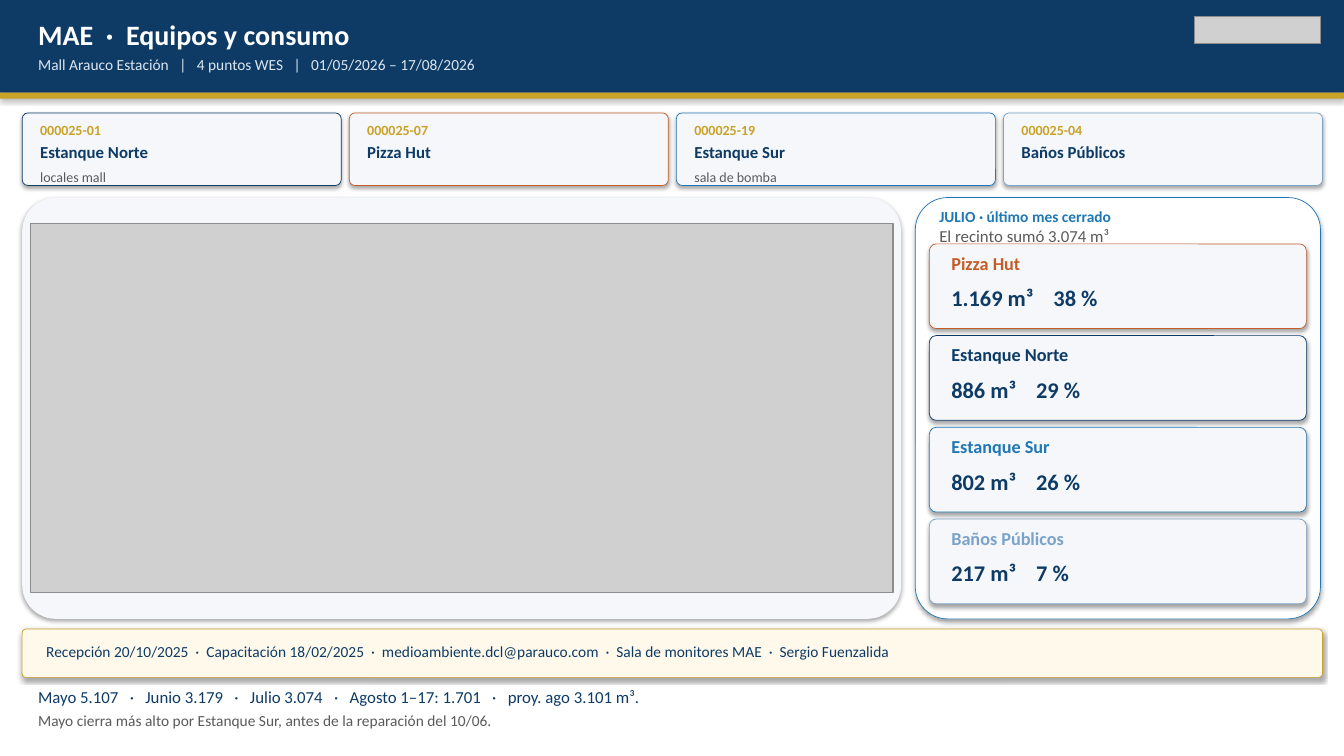
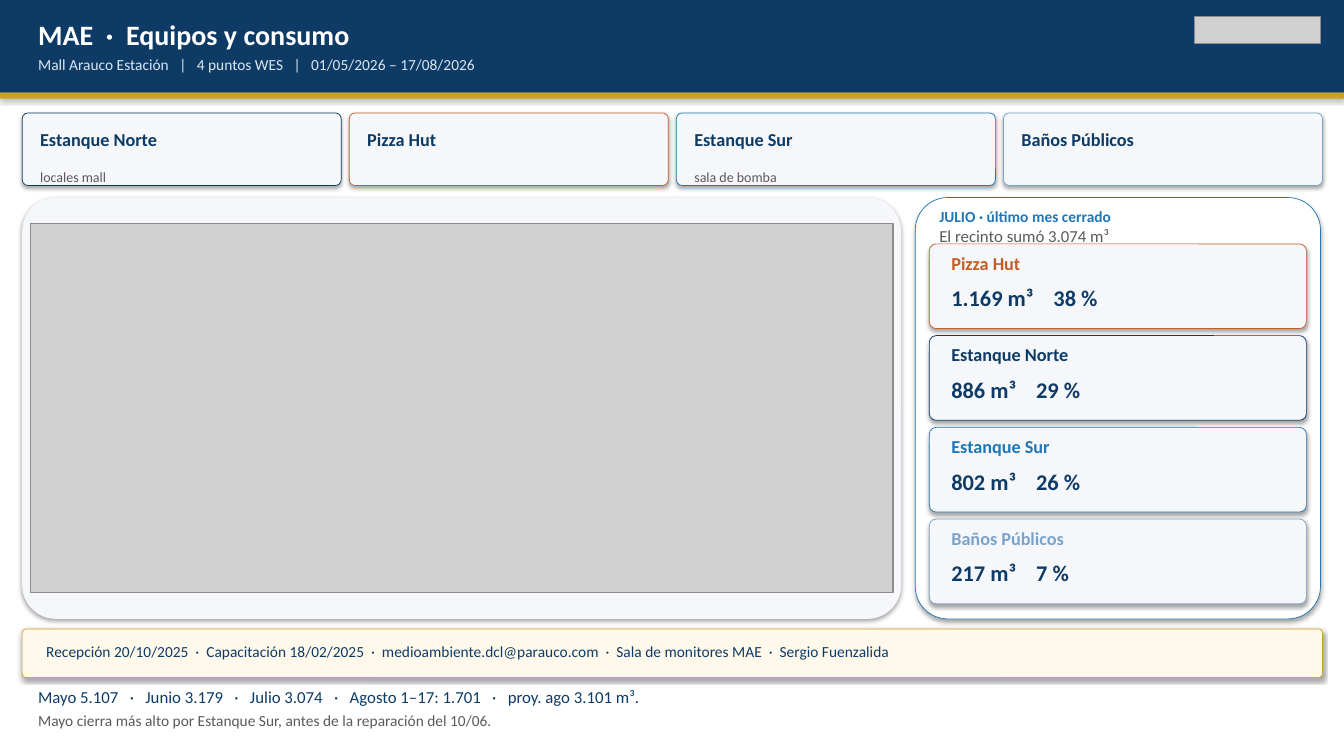
Before and after one commit to anibaloperacionesWes/wes-scripts, a slide deck: slide 2 of reports/Parque_Arauco/TMP_7MALLS/entrega_diego_anibal/Recorrido_ejecutivo_PA_MAE_20260817.pptx. Drawn at 1344x756 pixels with LibreOffice and Linux fonts; fonts in the diff are those of the drawing; grey boxes stand for pictures. Boxes give left, top, right and bottom in pixels: in the first picture for what was removed or moved away, otherwise in the second. Text is boxed around its words. In the diff, an @@ line names an element or a change of style, - is before the commit and + after.

```diff
--- a/reports/Parque_Arauco/TMP_7MALLS/entrega_diego_anibal/Recorrido_ejecutivo_PA_MAE_20260817.pptx
+++ b/reports/Parque_Arauco/TMP_7MALLS/entrega_diego_anibal/Recorrido_ejecutivo_PA_MAE_20260817.pptx
@@ text "Estanque Norte": place and size @@
-text "Estanque Norte" at box(40, 147, 148, 161)
+text "Estanque Norte" at box(40, 134, 157, 149)
@@ text removed at box(40, 126, 101, 135) @@
-000025-01
@@ text "Pizza Hut": place and size @@
-text "Pizza Hut" at box(367, 146, 430, 158)
+text "Pizza Hut" at box(367, 133, 437, 146)
@@ text removed at box(367, 126, 428, 135) @@
-000025-07
@@ text "Estanque Sur": place and size @@
-text "Estanque Sur" at box(694, 147, 785, 161)
+text "Estanque Sur" at box(694, 134, 793, 149)
@@ text removed at box(694, 126, 755, 135) @@
-000025-19
@@ size 12 to 13 pt in 4 elements at box(40, 134, 157, 149), box(367, 133, 437, 146), box(694, 134, 793, 149), box(1021, 133, 1134, 146) @@
@@ text "Baños Públicos": place and size @@
-text "Baños Públicos" at box(1021, 146, 1126, 158)
+text "Baños Públicos" at box(1021, 133, 1134, 146)
@@ text removed at box(1021, 126, 1082, 135) @@
-000025-04
```
Also in this commit, not shown: 7 other slides changed, 1 other file.
